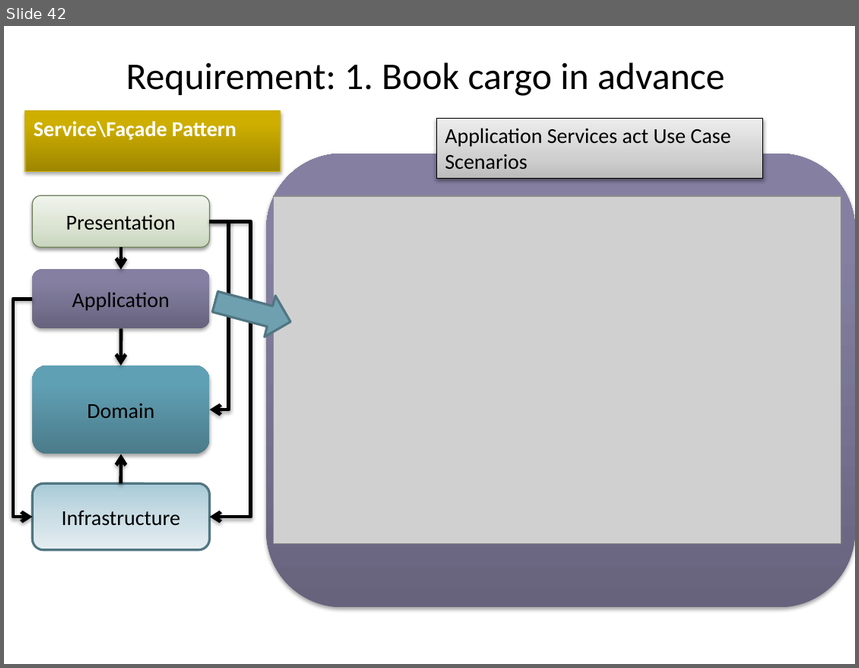
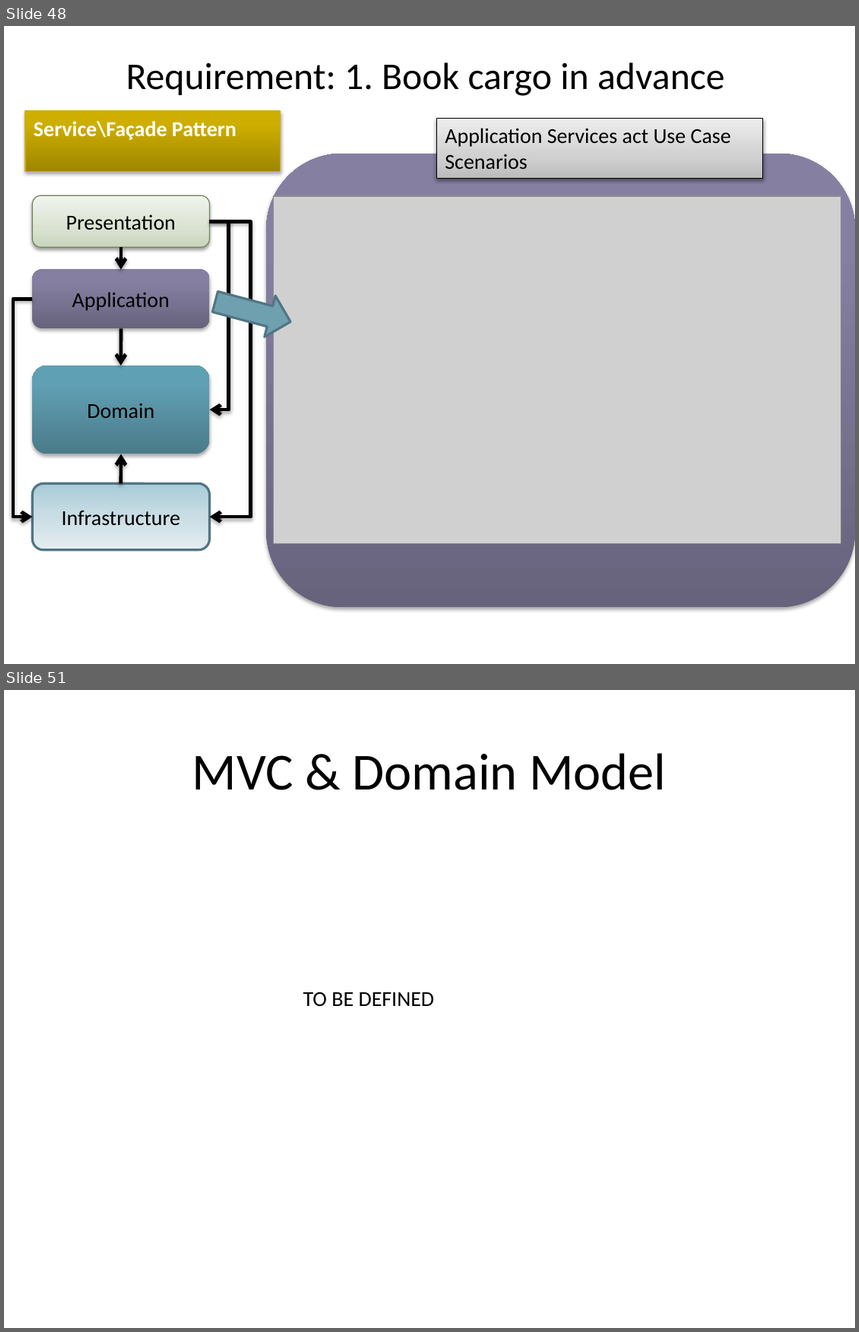
Before and after one commit to arturtv/dddpresentation, a slide deck: Domain-DrivenDesign.A.Trosin.pptx. Shown one above the other, each under a label of ours: slide 42 before the commit, slides 48 and 51 after it; the slides between them are not shown. The pictures are 859x668 and 859x1332 pixels, drawn with LibreOffice and Linux fonts; fonts in the diff are those of the drawing; grey boxes stand for pictures. Boxes give left, top, right and bottom in pixels: in the first picture for what was removed or moved away, otherwise in the second. Text is boxed around its words. In the diff, an @@ line names an element or a change of style, - is before the commit and + after.

```diff
--- a/Domain-DrivenDesign.A.Trosin.pptx
+++ b/Domain-DrivenDesign.A.Trosin.pptx
@@ slide 51 added at (4,690,855,1328), background #FFFFFF @@
@@ title added at (192,753,666,790), 44 pt, text #000000 @@
+MVC & Domain Model
@@ text added at (303,992,435,1007), 18 pt, text #000000 @@
+TO BE DEFINED
@@ what was slide 42 is now slide 48 @@
```
Also in this commit, not shown: 2 slides changed, 12 other slides added, 1 slide removed.
